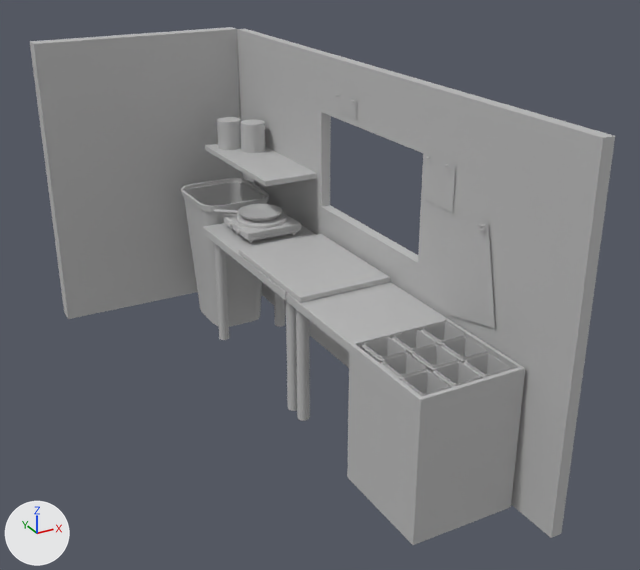
An edit to the FBX model assets/Truck/SM_truckInterior.fbx, drawn before and after from the same camera.
The view is the same before and after, from a 50 mm camera at (-2.59, -5.31, 3.57) aimed at (0.22, -0.2, 1.01). The lights are fixed; the arrows at lower left show +X, +Y and +Z. The older version comes first. Where no turn or scale is listed for an object, it has been applied to the vertices.

The scene before the commit, as lines of its bpy script (objects in view):
```python
me_mesh = bpy.data.meshes.new('Mesh')
me_mesh.from_pydata(...)  # 2975 vertices, 3062 faces; spans x -1.07..0.8, y -2.2..2.4, z -0.02..2.47
# faces by material slot: [2862, 200]
me_mesh.materials.append(mat_lambert1)  # grey #bcbcbc
me_mesh.materials.append(mat_t_phone)  # white #e7e7e7
ob_sm_truckinterior = bpy.data.objects.new('SM_truckInterior', me_mesh)
ob_sm_truckinterior.location = (0.0, 0.0, 0.0)
```
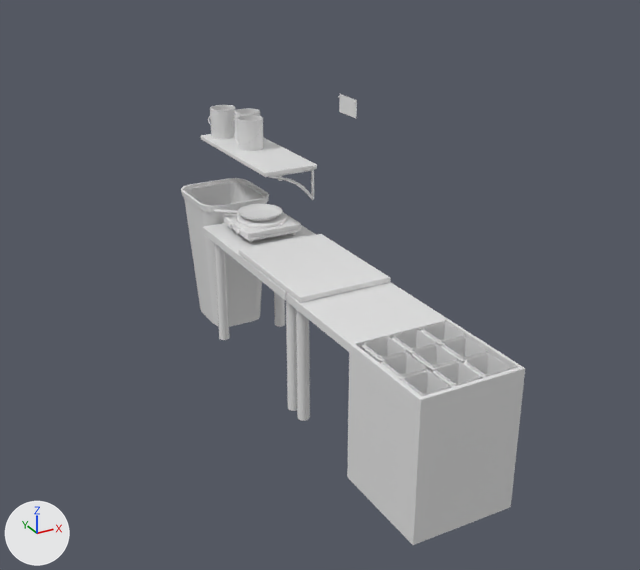
What changed in the scene script:
```text
Change me_mesh:
    used by ob_sm_truckinterior; location = (0.0, 0.0, 0.0)
    remove me_mesh.from_pydata(...)  # 2975 vertices, 3062 faces; spans x -1.07..0.8, y -2.2..2.4, z -0.02..2.47
    add me_mesh.from_pydata(...)  # 4149 vertices, 3809 faces; spans x -0.05..0.72, y -1.85..2.1, z -0.02..2.22
    me_mesh part 1: the loose piece of 20 vertices spanning x 0.07..0.09, y 1.04..1.11, z 1.07..1.11 is copied, and the copy is scaled about its middle by (39.7, 21.1, 1.07), then moved by (0.4, 0.35, 0.48), in mat_t_phone (white #e7e7e7); it spans x 0.25..0.72, y 0.75..2.1, z 1.55..1.59
    me_mesh part 2: 13 loose pieces with 536 vertices, spanning x -1.07..0.73, y -1.55..2.4, z 0.0..2.47, are deleted
    me_mesh part 3: 29 vertices moved from x 0.67..0.72, y 0.16..0.38, z 2.21 to x 0.69, y 0.16..0.38, z 2.2..2.21; 288 vertices removed from x 0.25..0.8, y -2.2..2.25, z 0.0..2.47; 1978 vertices added at x 0.28..0.72, y 0.16..2.08, z 1.04..2.21
    me_mesh part 4: 1707 faces spanning x -0.05..0.71, y -1.85..2.07, z -0.02..2.22 switch from mat_lambert1 (grey #bcbcbc) to mat_t_phone (white #e7e7e7)
```

Pixel boxes (x1, y1, x2, y2) of what changed, in the pictures (640 x 570 px):
'SM_truckInterior', reshaped (41% narrower, 13% shorter): before (30, 27, 615, 545); after (181, 94, 525, 545)
part 1 of me_mesh, added: after (200, 134, 317, 177)
part 2 of me_mesh, deleted: before (30, 27, 495, 328)
part 3 of me_mesh, cut back: before (205, 29, 615, 538); after (208, 96, 355, 233)
part 4 of me_mesh, recoloured (grey to white): (181, 94, 525, 545) in both
